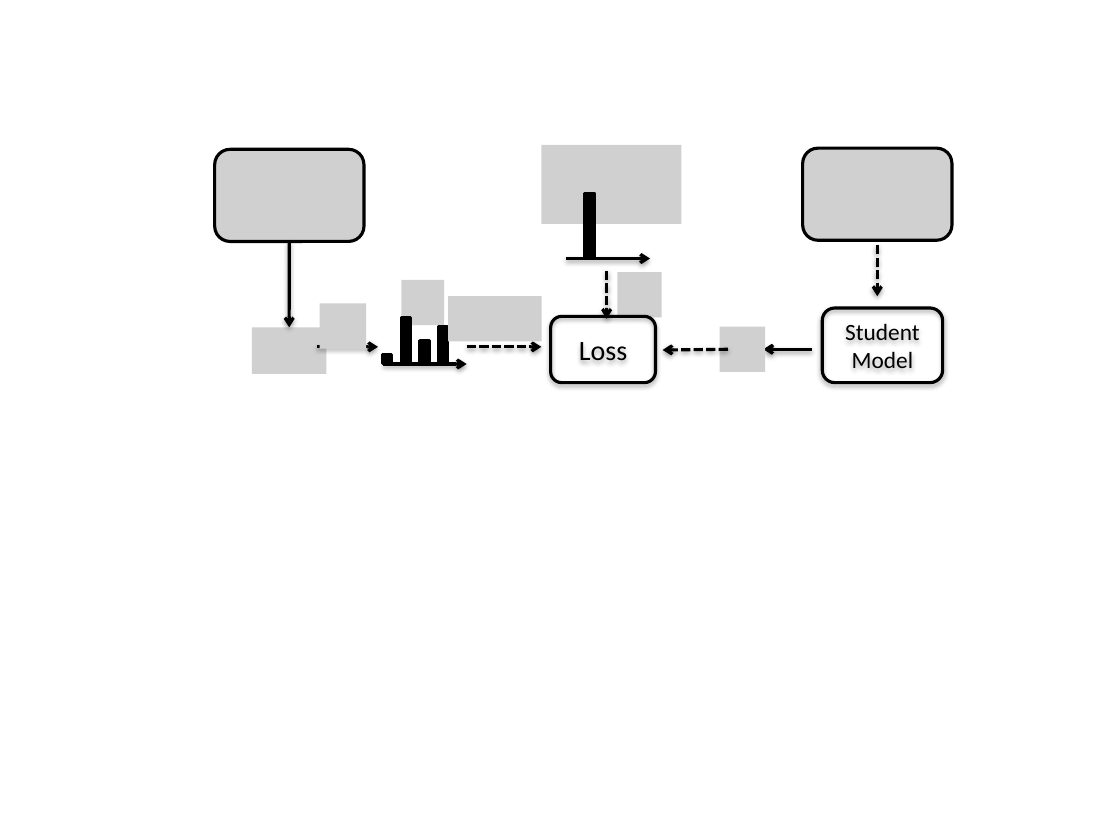
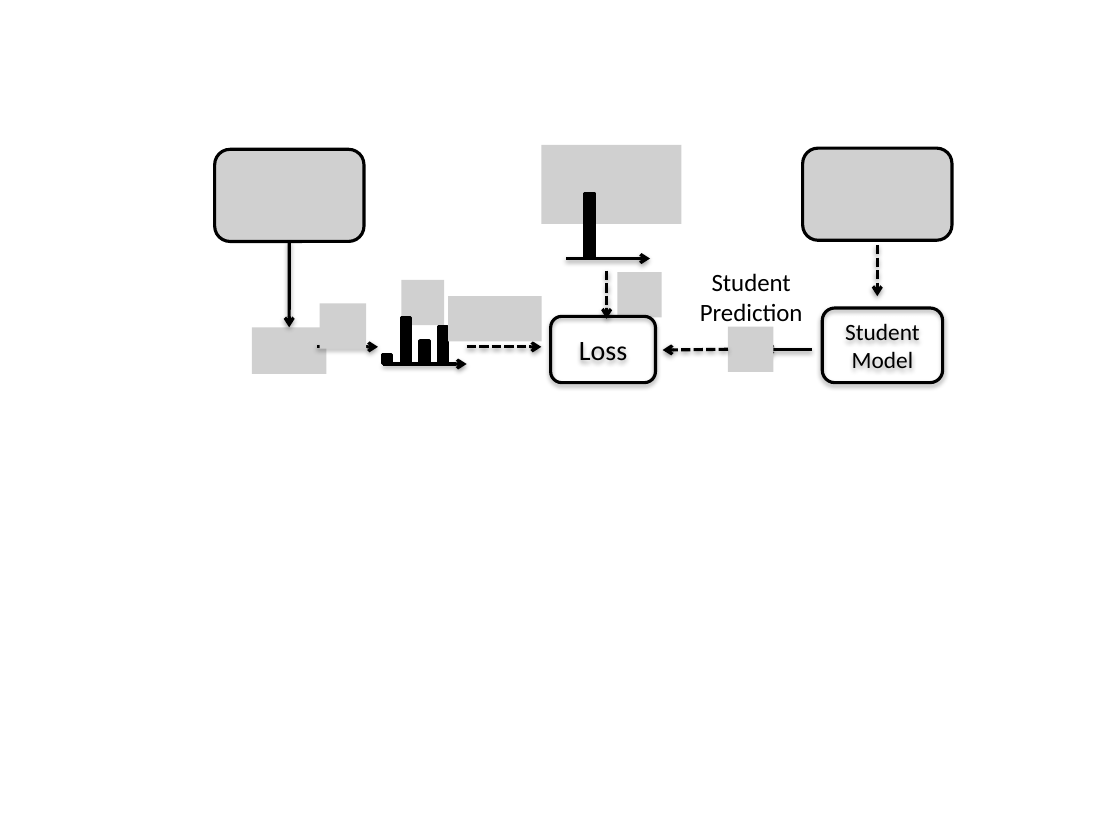
Before and after one commit to shuangao/GDSDA_all, a slide deck: slide 6 of figure/Presentation1.pptx. Drawn at 1120x840 pixels with LibreOffice and Linux fonts; fonts in the diff are those of the drawing; grey boxes stand for pictures. Boxes give left, top, right and bottom in pixels: in the first picture for what was removed or moved away, otherwise in the second. Text is boxed around its words. In the diff, an @@ line names an element or a change of style, - is before the commit and + after.

```diff
--- a/figure/Presentation1.pptx
+++ b/figure/Presentation1.pptx
@@ text added at box(700, 273, 803, 321), 16 pt, text #000000 @@
+Student
+Prediction
@@ picture: place and size @@
-picture at box(720, 327, 766, 372)
+picture at box(728, 327, 774, 372)
```
Also in this commit, not shown: 1 other slide changed, 15 other files.
